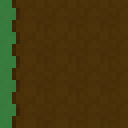
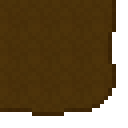
Before/after of a 128x128 layered artwork. What changed in the layer stack:
removed layer "Layer" over (x1=12, y1=0, x2=128, y2=128)
painted on "Background" over (x1=0, y1=0, x2=128, y2=128)
